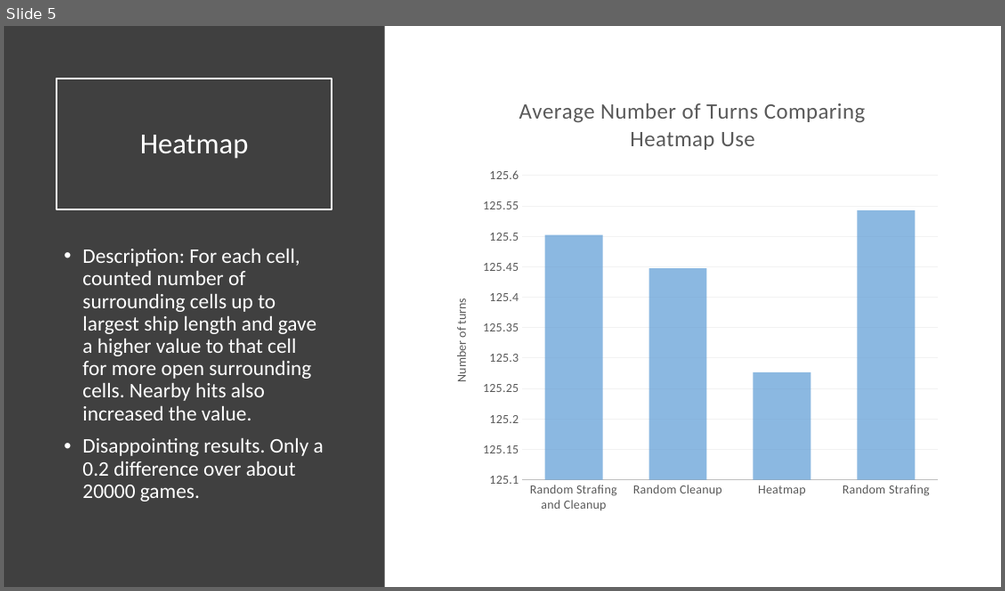
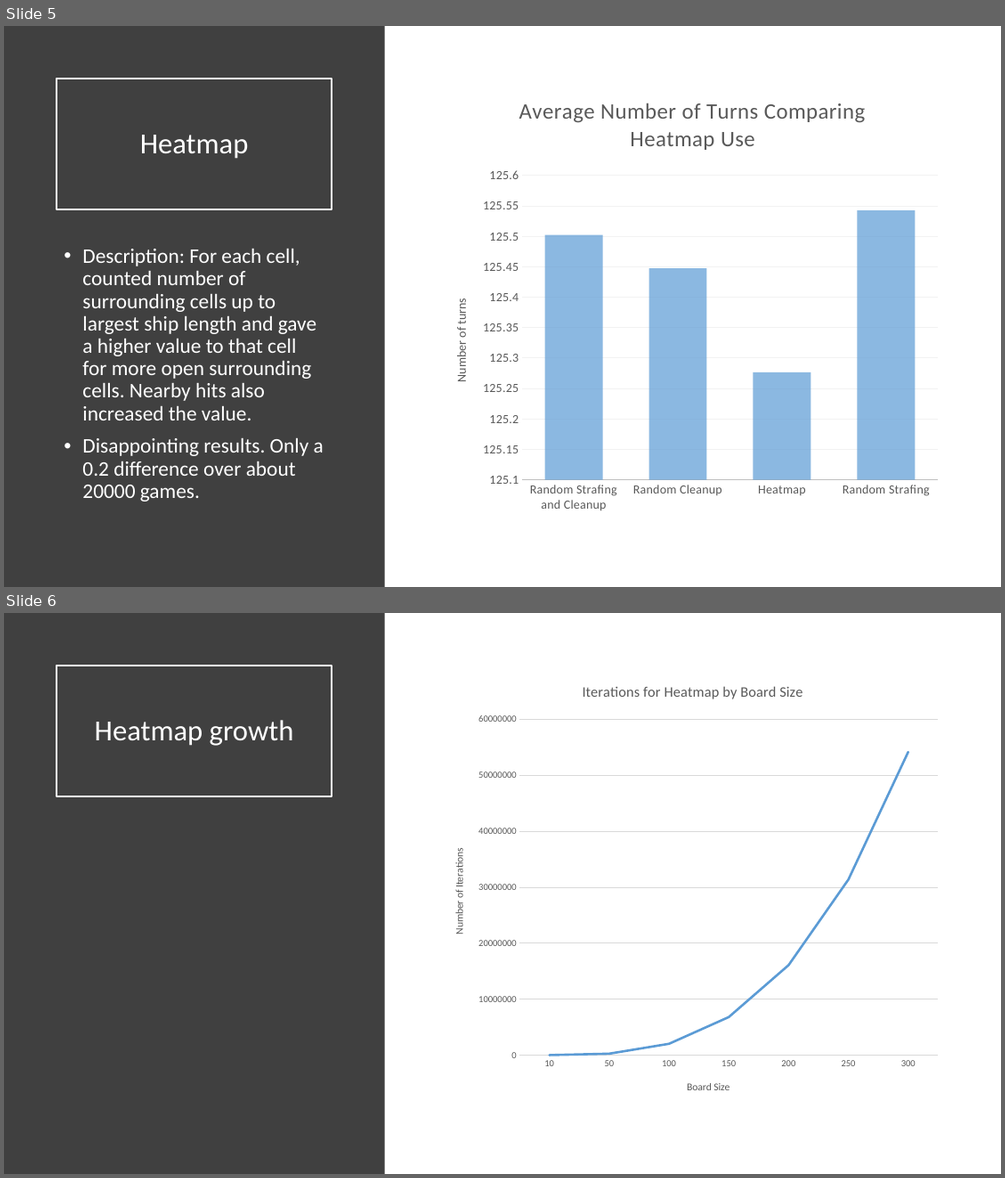
Before and after one commit to JPDepew/BattleShip, a slide deck: Presentation.pptx. Shown one above the other, each under a label of ours: slide 5 before the commit, slides 5 and 6 after it. The pictures are 1005x591 and 1005x1178 pixels, drawn with LibreOffice and Linux fonts; fonts in the diff are those of the drawing; grey boxes stand for pictures. Boxes give left, top, right and bottom in pixels: in the first picture for what was removed or moved away, otherwise in the second. Text is boxed around its words. In the diff, an @@ line names an element or a change of style, - is before the commit and + after.

```diff
--- a/Presentation.pptx
+++ b/Presentation.pptx
@@ slide 6 added at (x1=4, y1=613, x2=1001, y2=1174), background #FFFFFF @@
@@ rectangle added at (x1=4, y1=613, x2=385, y2=1174), fill #404040 @@
@@ title added at (x1=57, y1=666, x2=332, y2=796), outline #FFFFFF 1.5 pt, 28 pt, text #FFFFFF @@
+Heatmap growth
@@ line chart added at (x1=437, y1=666, x2=948, y2=1108) @@
+title "Iterations for Heatmap by Board Size "
+categories: 10, 50, 100, 150, 200, 250, 300
+Series 1: 0, 0, 2000000, 7000000, 16000000, 31000000, 54000000
```
Also in this commit, not shown: 1 slide changed, 1 other slide added, 2 other files.
